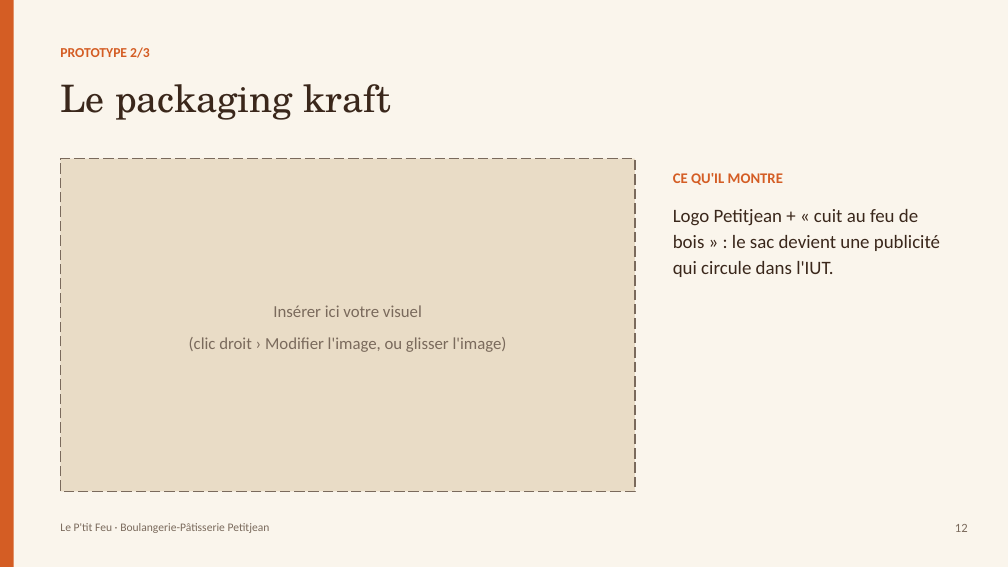
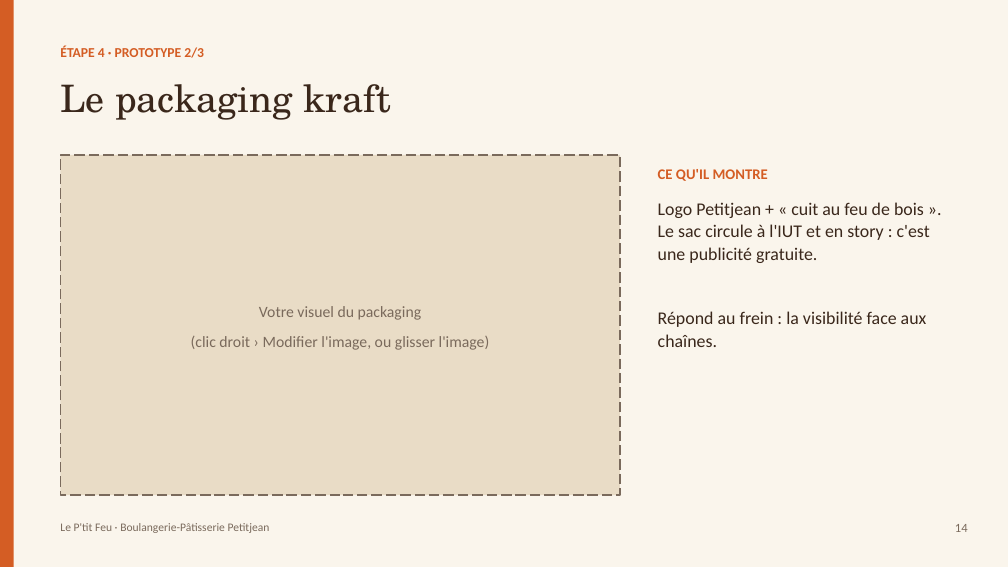
Before and after one commit to matheoguz/Devoir-TC-, a slide deck: slide 14 of design-thinking-petitjean/Le-Ptit-Feu-diapo.pptx (slide 12 before the commit). Drawn at 1008x567 pixels with LibreOffice and Linux fonts; fonts in the diff are those of the drawing. Boxes give left, top, right and bottom in pixels: in the first picture for what was removed or moved away, otherwise in the second. Text is boxed around its words. In the diff, an @@ line names an element or a change of style, - is before the commit and + after.

```diff
--- a/design-thinking-petitjean/Le-Ptit-Feu-diapo.pptx
+++ b/design-thinking-petitjean/Le-Ptit-Feu-diapo.pptx
@@ text at [60, 46, 204, 58]: text changed @@
-PROTOTYPE 2/3
+ÉTAPE 4 · PROTOTYPE 2/3
@@ rectangle: place and size @@
-rectangle at [60, 159, 635, 492]
+rectangle at [60, 155, 620, 495]
@@ text "CE QU'IL MONTRE": place and size @@
-text "CE QU'IL MONTRE" at [673, 173, 783, 185]
+text "CE QU'IL MONTRE" at [658, 169, 768, 181]
@@ text at [658, 202, 930, 347]: text changed; size 18 to 17 pt @@
-Logo Petitjean + « cuit au feu de bois » : le sac devient une publicité qui circule dans l'IUT.
+Logo Petitjean + « cuit au feu de bois ». Le sac circule à l'IUT et en story : c'est une publicité gratuite.
+Répond au frein : la visibilité face aux chaînes.
@@ text at [259, 306, 422, 320]: text changed; size 16 to 15 pt @@
-Insérer ici votre visuel
+Votre visuel du packaging
@@ text at [191, 336, 490, 350]: size 16 to 15 pt in "(clic droit › Modifier l'image, ou glisser ..." @@
@@ text at [955, 524, 968, 532]: text changed @@
-12
+14
```
Also in this commit, not shown: 11 other slides changed, 6 slides added, 2 slides removed, 4 other files.
